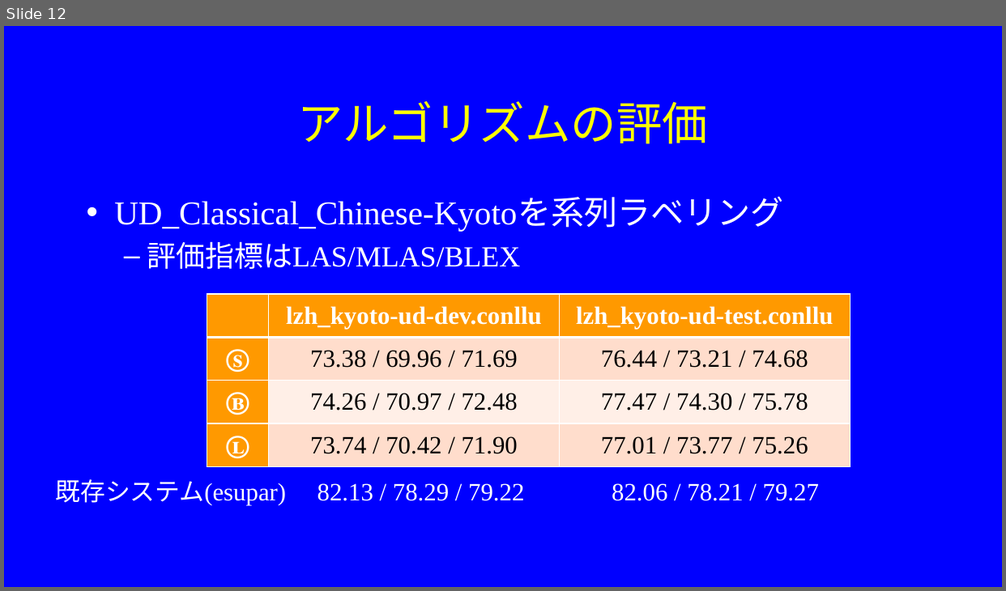
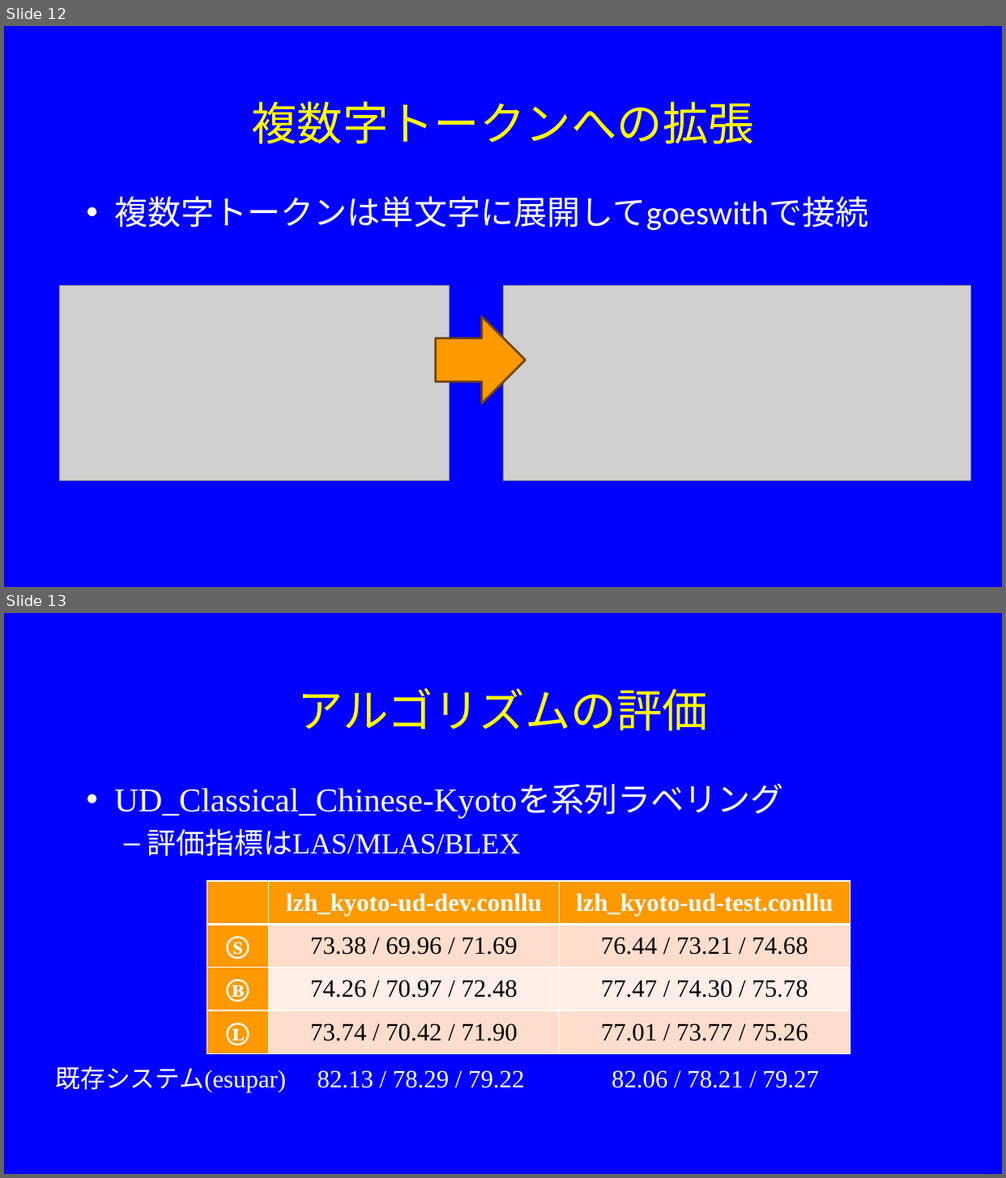
Before and after one commit to KoichiYasuoka/deplacy, a slide deck: demo/2025-06-21/2025-06-21.pptx. Shown one above the other, each under a label of ours: slide 12 before the commit, slides 12 and 13 after it. The pictures are 1006x591 and 1006x1178 pixels, drawn with LibreOffice and Linux fonts; fonts in the diff are those of the drawing; grey boxes stand for pictures. Boxes give left, top, right and bottom in pixels: in the first picture for what was removed or moved away, otherwise in the second. Text is boxed around its words. In the diff, an @@ line names an element or a change of style, - is before the commit and + after.

```diff
--- a/demo/2025-06-21/2025-06-21.pptx
+++ b/demo/2025-06-21/2025-06-21.pptx
@@ slide 12 added at (x1=4, y1=26, x2=1002, y2=587), background #0000FF @@
@@ title added at (x1=251, y1=101, x2=754, y2=144), 44 pt, text #FFFF00 @@
+複数字トークンへの拡張
@@ text added at (x1=114, y1=196, x2=868, y2=230), 32 pt, text #FFFFFF @@
+• 複数字トークンは単文字に展開してgoeswithで接続
@@ picture added at (x1=59, y1=286, x2=450, y2=480) @@
@@ picture added at (x1=503, y1=286, x2=971, y2=480) @@
@@ right arrow added at (x1=435, y1=317, x2=525, y2=403), fill #FF9900, outline #704300 2 pt @@
@@ what was slide 12 is now slide 13 @@
```
Also in this commit, not shown: 1 slide changed.
